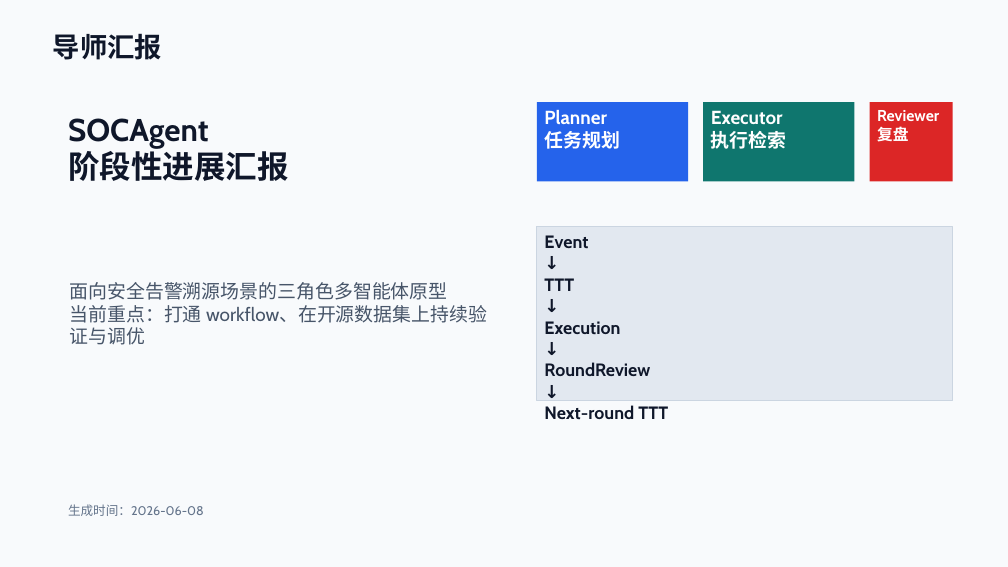
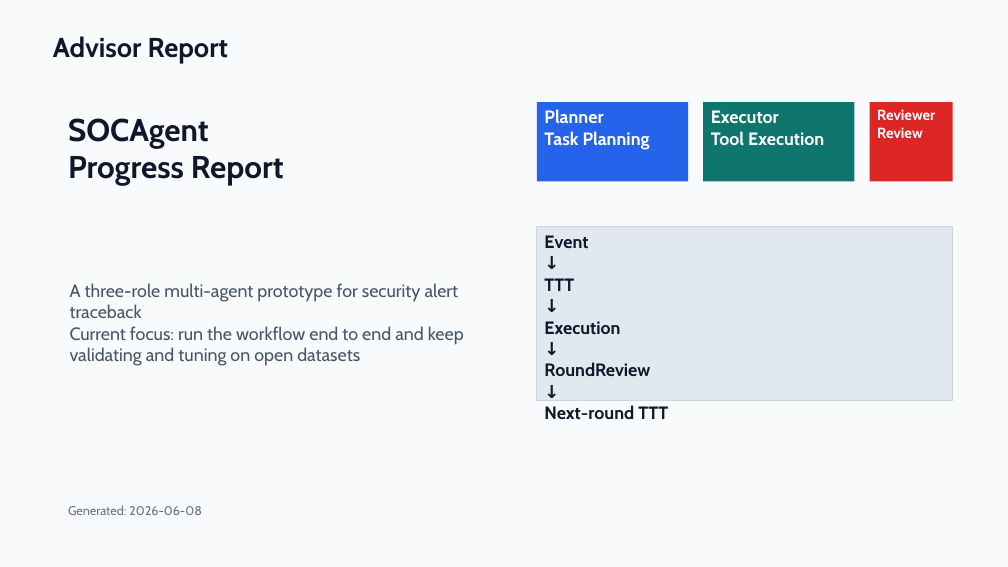
Before and after one commit to Dxsssu/SOCTraceAgent, a slide deck: slide 1 of docs/report/socagent_progress_report.pptx. Drawn at 1008x567 pixels with LibreOffice and Linux fonts; fonts in the diff are those of the drawing. Boxes give left, top, right and bottom in pixels: in the first picture for what was removed or moved away, otherwise in the second. Text is boxed around its words. In the diff, an @@ line names an element or a change of style, - is before the commit and + after.

```diff
--- a/docs/report/socagent_progress_report.pptx
+++ b/docs/report/socagent_progress_report.pptx
@@ text at (53,36,228,63): text changed @@
-导师汇报
+Advisor Report
@@ text in rectangle at (544,109,603,123): size 18 to 17 pt in "Planner" @@
@@ text in rectangle at (711,110,779,124): size 18 to 17 pt in "Executor" @@
@@ text in rectangle at (877,109,935,120): size 15 to 14 pt in "Reviewer" @@
@@ text in rectangle at (544,131,650,150): text changed; size 18 to 17 pt @@
-任务规划
+Task Planning
@@ text in rectangle at (711,131,824,146): text changed; size 18 to 17 pt @@
-执行检索
+Tool Execution
@@ text in rectangle at (877,127,923,138): text changed; size 15 to 14 pt @@
-复盘
+Review
@@ text at (68,156,284,185): text changed @@
-阶段性进展汇报
+Progress Report
@@ text at (70,283,464,366): text changed; size 18 to 17 pt @@
-面向安全告警溯源场景的三角色多智能体原型
-当前重点：打通 workflow、在开源数据集上持续验证与调优
+A three-role multi-agent prototype for security alert traceback
+Current focus: run the workflow end to end and keep validating and tuning on open datasets
@@ text at (68,505,202,515): text changed @@
-生成时间：2026-06-08
+Generated: 2026-06-08
```
Also in this commit, not shown: 2 other slides changed, 2 slides added, 2 slides removed, 50 other files.
